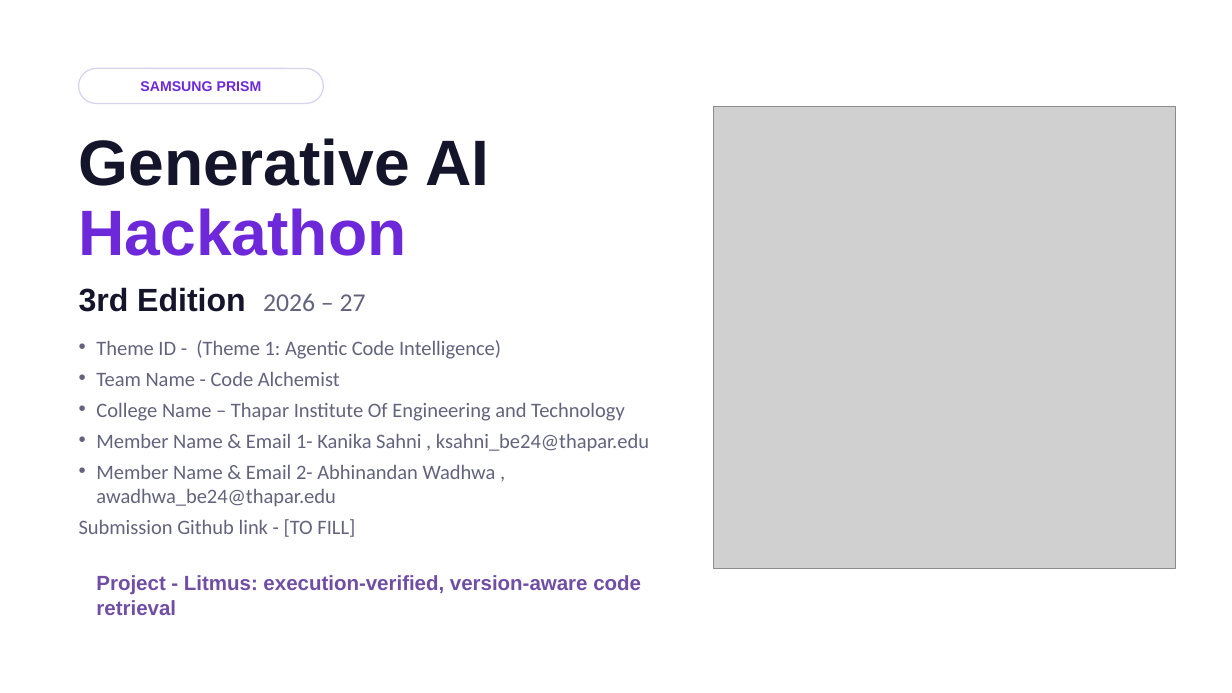
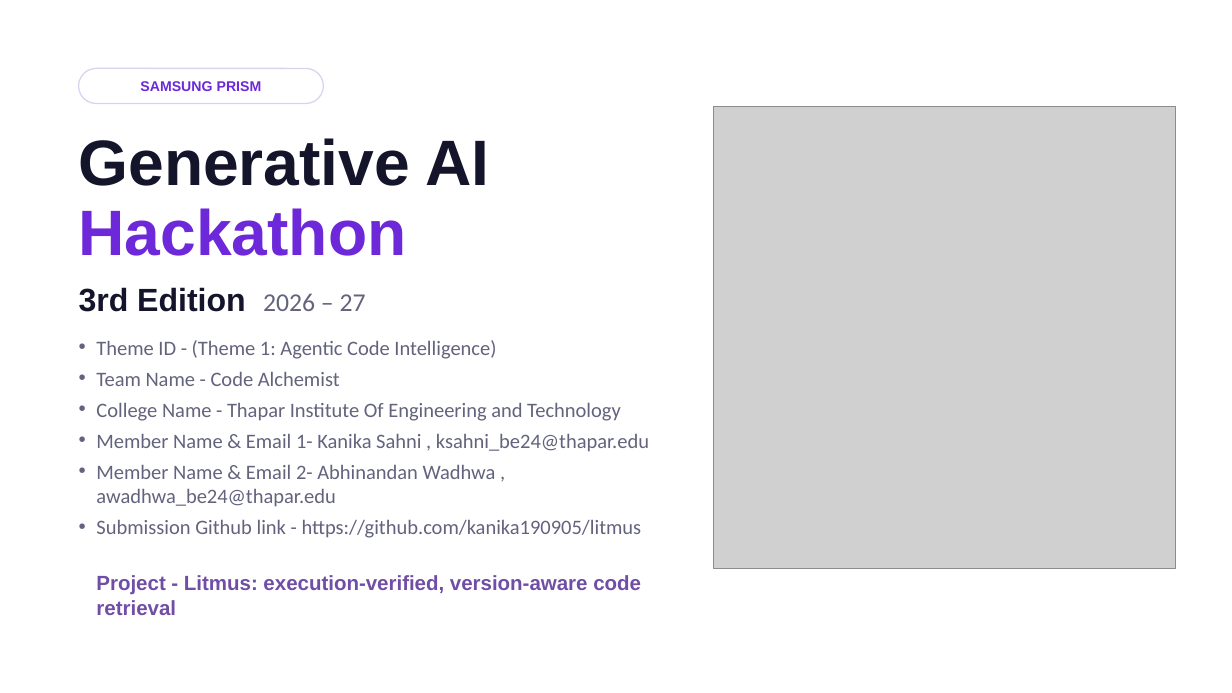
Before and after one commit to kanika190905/litmus, a slide deck: slide 1 of presentation/Litmus_PRISM_Submission.pptx. Drawn at 1232x693 pixels with LibreOffice and Linux fonts; fonts in the diff are those of the drawing; grey boxes stand for pictures. Boxes give left, top, right and bottom in pixels: in the first picture for what was removed or moved away, otherwise in the second. Text is boxed around its words. In the diff, an @@ line names an element or a change of style, - is before the commit and + after.

Commit message:
Final submission: official AppsRetrieval results (NDCG@10 0.9669), team details, Kaggle notebook, portability fixes, updated README/PPT/checklist

```diff
--- a/presentation/Litmus_PRISM_Submission.pptx
+++ b/presentation/Litmus_PRISM_Submission.pptx
@@ text at (96, 403, 621, 421): text changed @@
-• College Name – Thapar Institute Of Engineering and Technology
+• College Name - Thapar Institute Of Engineering and Technology
@@ text at (96, 520, 642, 538): text changed @@
-Submission Github link - [TO FILL]
+• Submission Github link - https://github.com/kanika190905/litmus
```
Also in this commit, not shown: 6 other slides changed, 18 other files.
